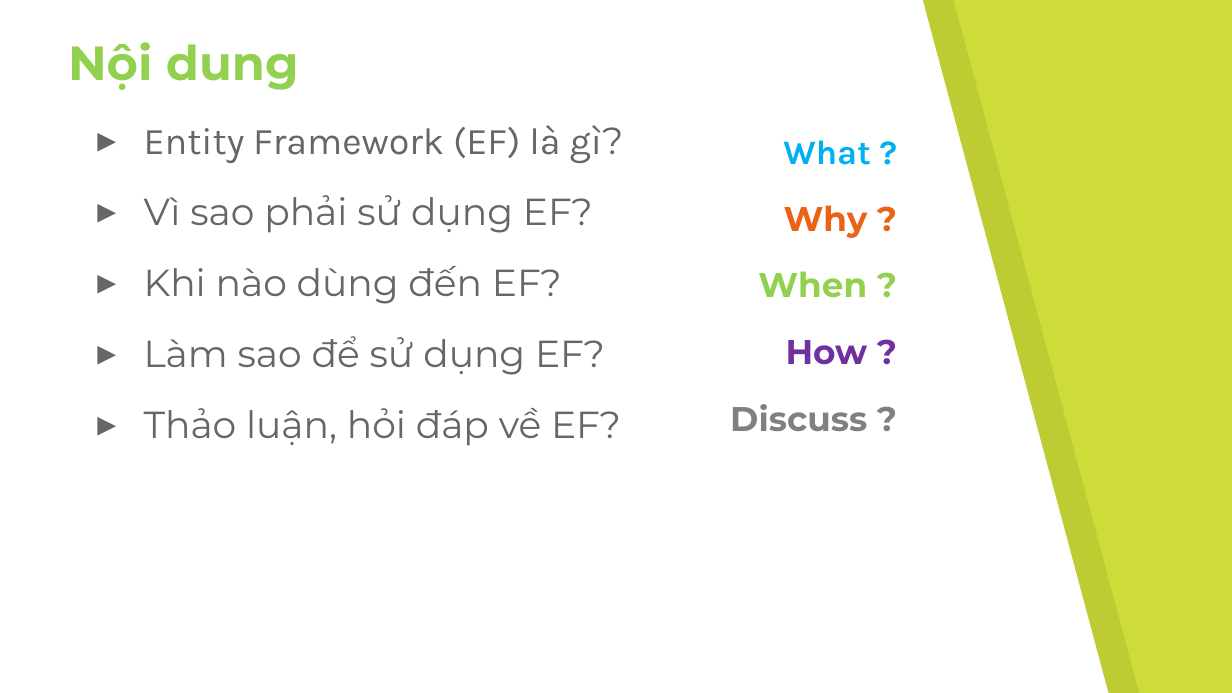
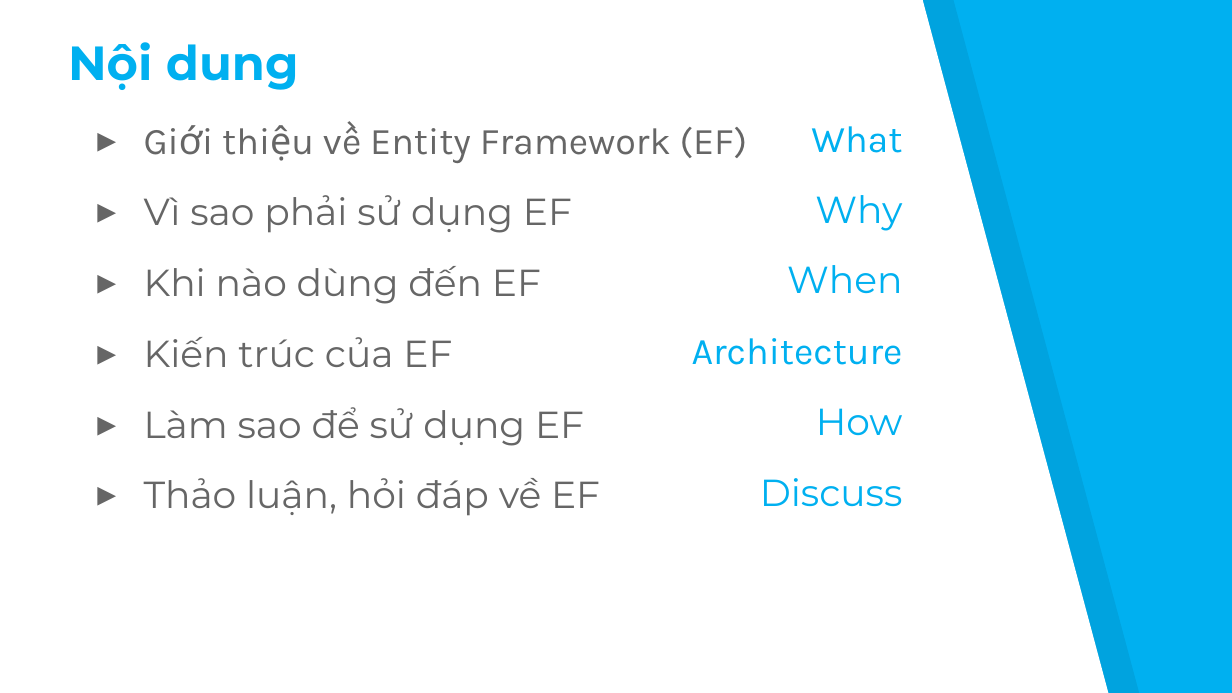
Before and after one commit to sikyurabmt/Entity-Framework, a slide deck: slide 2 of DOCUMENT/Group7-Slide.pptx. Drawn at 1232x693 pixels with LibreOffice and Linux fonts; fonts in the diff are those of the drawing. Boxes give left, top, right and bottom in pixels: in the first picture for what was removed or moved away, otherwise in the second. Text is boxed around its words. In the diff, an @@ line names an element or a change of style, - is before the commit and + after.

Commit message:
ff

```diff
--- a/DOCUMENT/Group7-Slide.pptx
+++ b/DOCUMENT/Group7-Slide.pptx
@@ background #CDDC39 to #00B0F0 @@
@@ title "Nội dung" at (x1=68, y1=42, x2=299, y2=90): text colour #92D050 to #00B0F0 @@
@@ text at (x1=144, y1=127, x2=747, y2=516): text changed @@
-▸ Entity Framework (EF) là gì?
-▸ Vì sao phải sử dụng EF?
-▸ Khi nào dùng đến EF?
-▸ Làm sao để sử dụng EF?
-▸ Thảo luận, hỏi đáp về EF?
+▸ Giới thiệu về Entity Framework (EF)
+▸ Vì sao phải sử dụng EF
+▸ Khi nào dùng đến EF
+▸ Kiến trúc của EF
+▸ Làm sao để sử dụng EF
+▸ Thảo luận, hỏi đáp về EF
@@ text at (x1=692, y1=126, x2=903, y2=507): text changed; size 20 to 22 pt; text colour #808080 to #00B0F0; bold off @@
-What ?
-Why ?
-When ?
-How ?
-Discuss ?
+What
+Why
+When
+Architecture
+How
+Discuss
```
Also in this commit, not shown: 14 other slides changed, 1 slide added.
